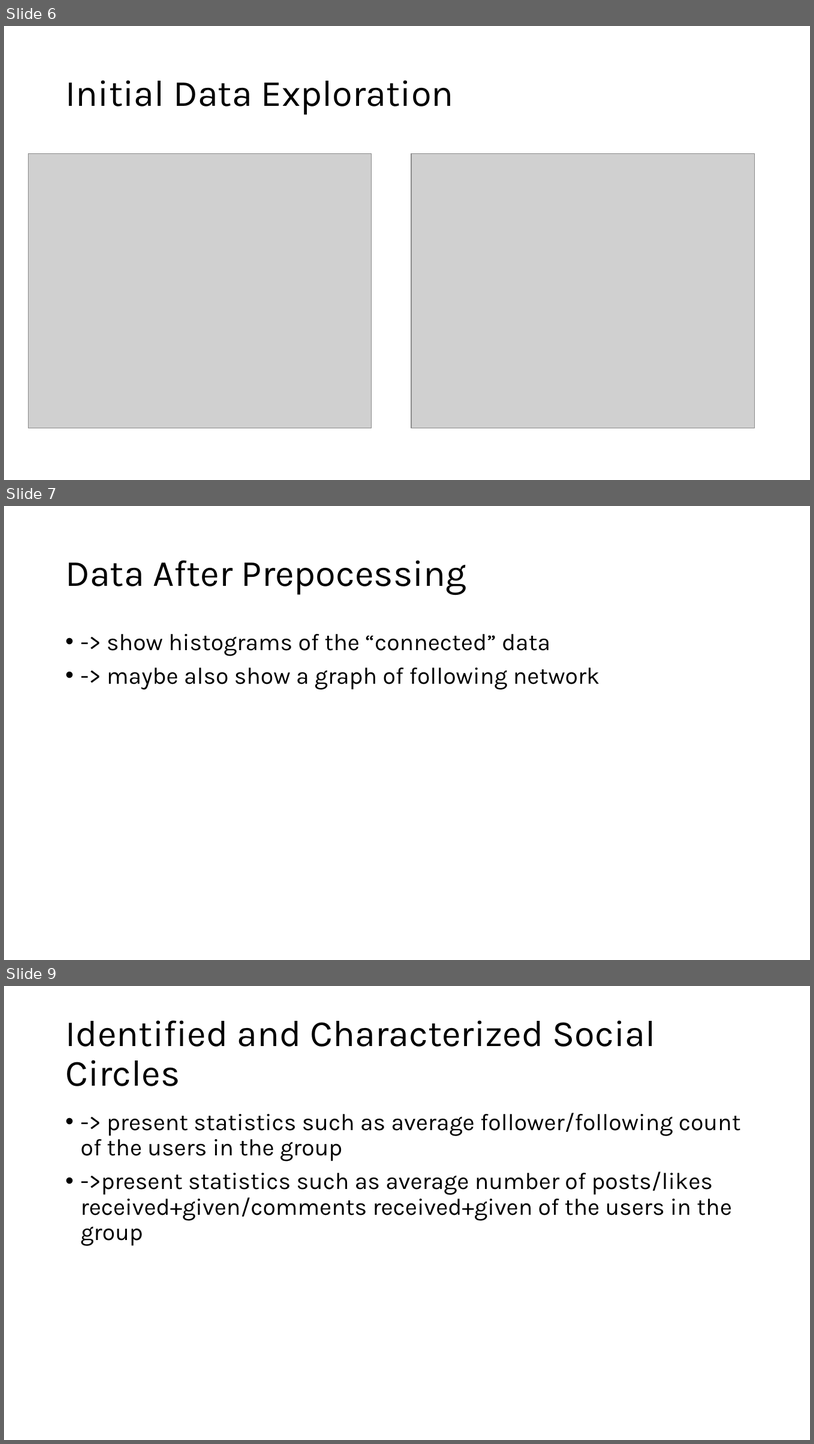
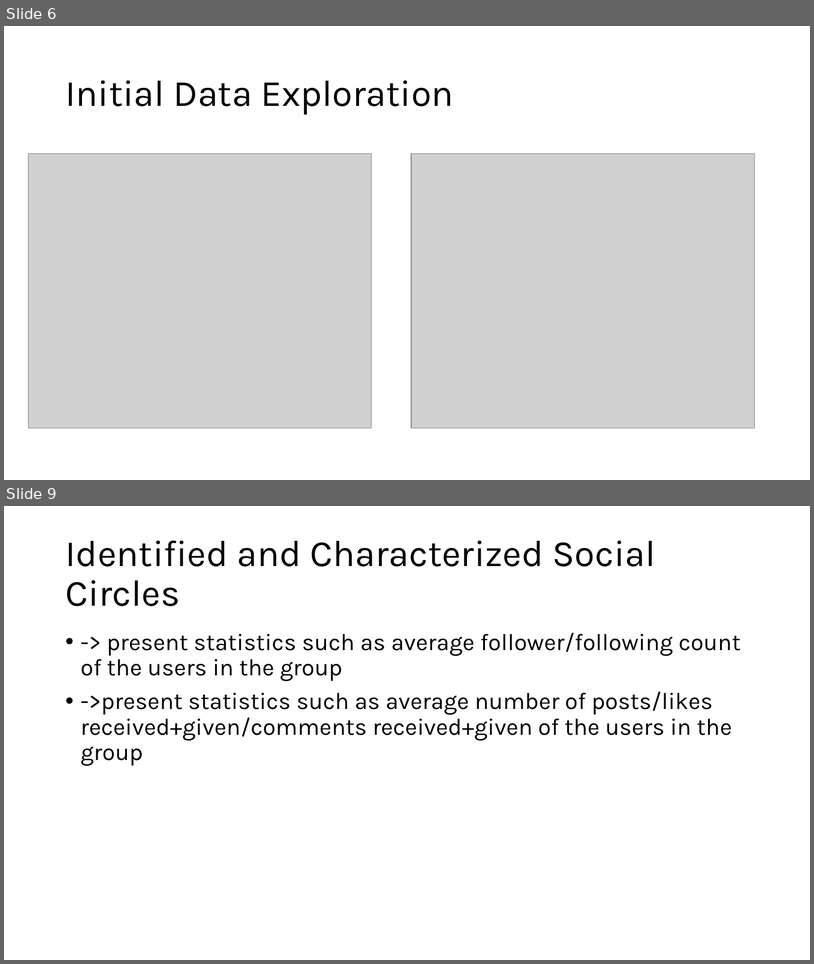
Before and after one commit to jonas-blum/data-mining-1, a slide deck: project/project-presentation.pptx. Shown one above the other, each under a label of ours: slides 6, 7 and 9 before the commit, slides 6 and 9 after it; the slides between them are not shown. The pictures are 814x1444 and 814x964 pixels, drawn with LibreOffice and Linux fonts; fonts in the diff are those of the drawing; grey boxes stand for pictures. Boxes give left, top, right and bottom in pixels: in the first picture for what was removed or moved away, otherwise in the second. Text is boxed around its words. In the diff, an @@ line names an element or a change of style, - is before the commit and + after.

```diff
--- a/project/project-presentation.pptx
+++ b/project/project-presentation.pptx
@@ slide 7 removed at [4,506,810,960], background #FFFFFF @@
@@ title removed at [65,560,467,595] @@
-Data After Prepocessing
@@ text removed at [107,634,600,690] @@
-• -> show histograms of the “connected” data
-• -> maybe also show a graph of following network
```
Also in this commit, not shown: 5 slides changed, 7 slides added, 1 other slide removed, 5 other files.
